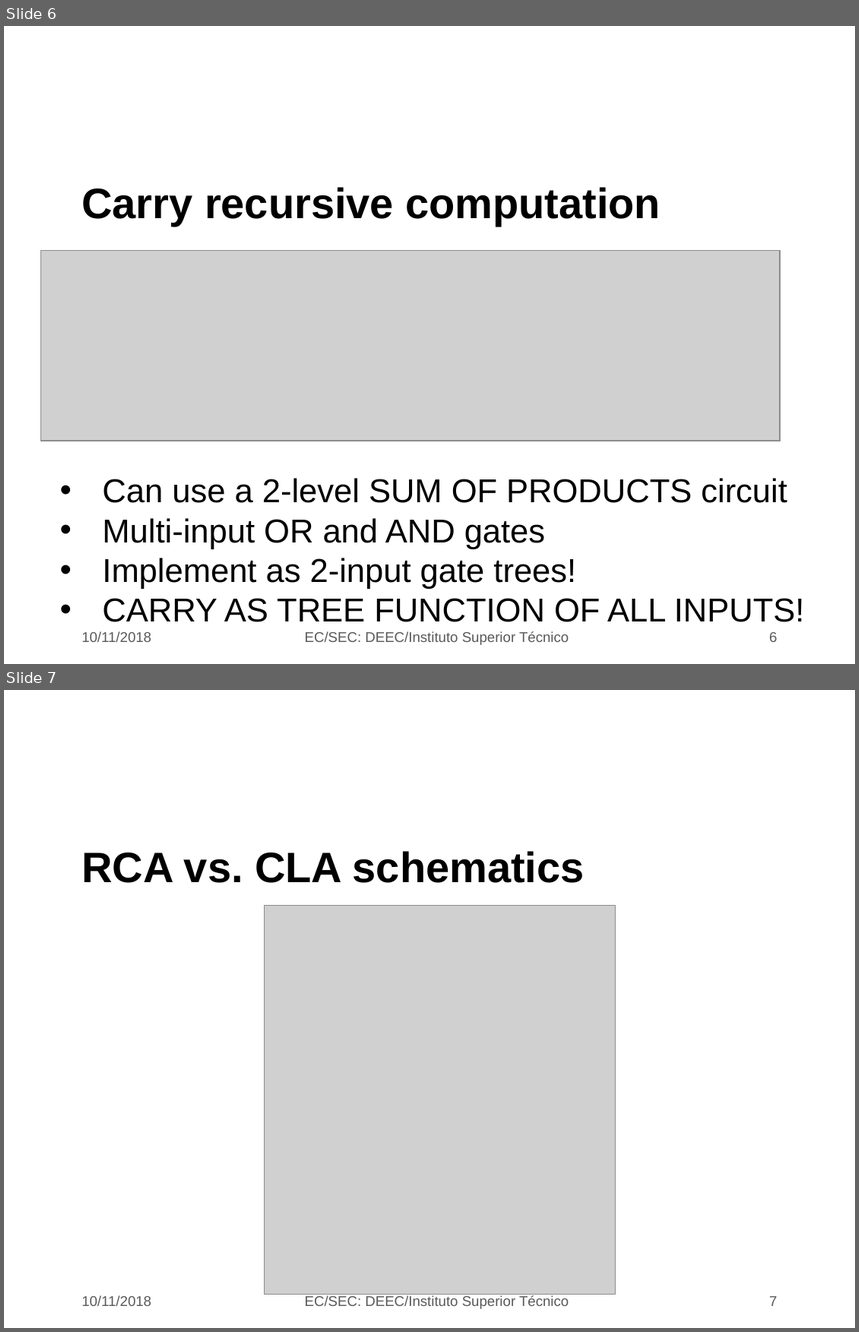
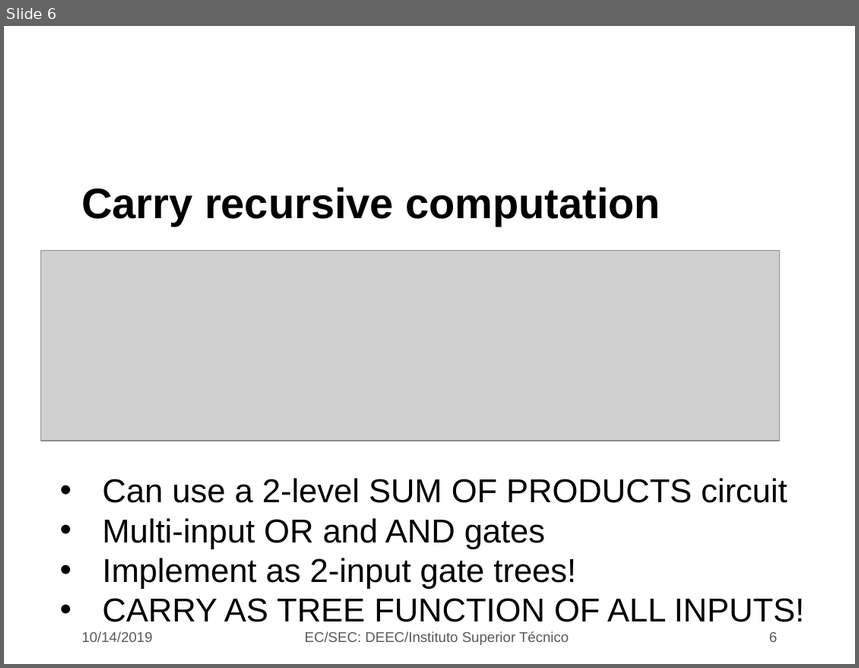
Before and after one commit to jjts/ist-sec, a slide deck: lectures/l8_adders_ii/l8.odp. Shown one above the other, each under a label of ours: slides 6 and 7 before the commit, slide 6 after it. The pictures are 859x1332 and 859x668 pixels, drawn with LibreOffice and Linux fonts; fonts in the diff are those of the drawing; grey boxes stand for pictures; background and template pictures are left out. Boxes give left, top, right and bottom in pixels: in the first picture for what was removed or moved away, otherwise in the second. Text is boxed around its words. In the diff, an @@ line names an element or a change of style, - is before the commit and + after.

```diff
--- a/lectures/l8_adders_ii/l8.odp
+++ b/lectures/l8_adders_ii/l8.odp
@@ slide 7 removed at [4, 690, 855, 1328], background picture (left out) @@
@@ title removed at [82, 851, 585, 883] @@
-RCA vs. CLA schematics
@@ picture removed at [265, 905, 615, 1294] @@
@@ text removed at [82, 1296, 151, 1306] @@
-10/11/2018
@@ text removed at [305, 1296, 569, 1309] @@
-EC/SEC: DEEC/Instituto Superior Técnico
@@ page number removed at [769, 1296, 777, 1306] @@
-7
@@ slide 6 changed as well @@
@@ text at [82, 632, 152, 642]: text changed @@
-10/11/2018
+10/14/2019
```
Also in this commit, not shown: 12 other slides changed, 1 slide added.
